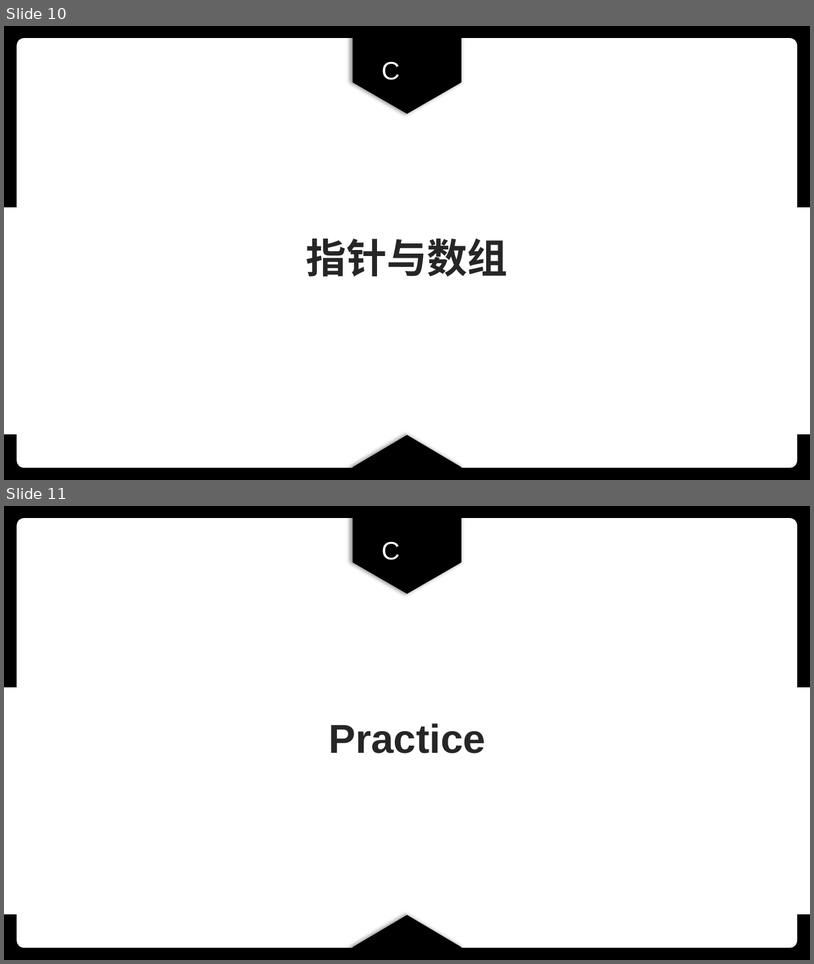
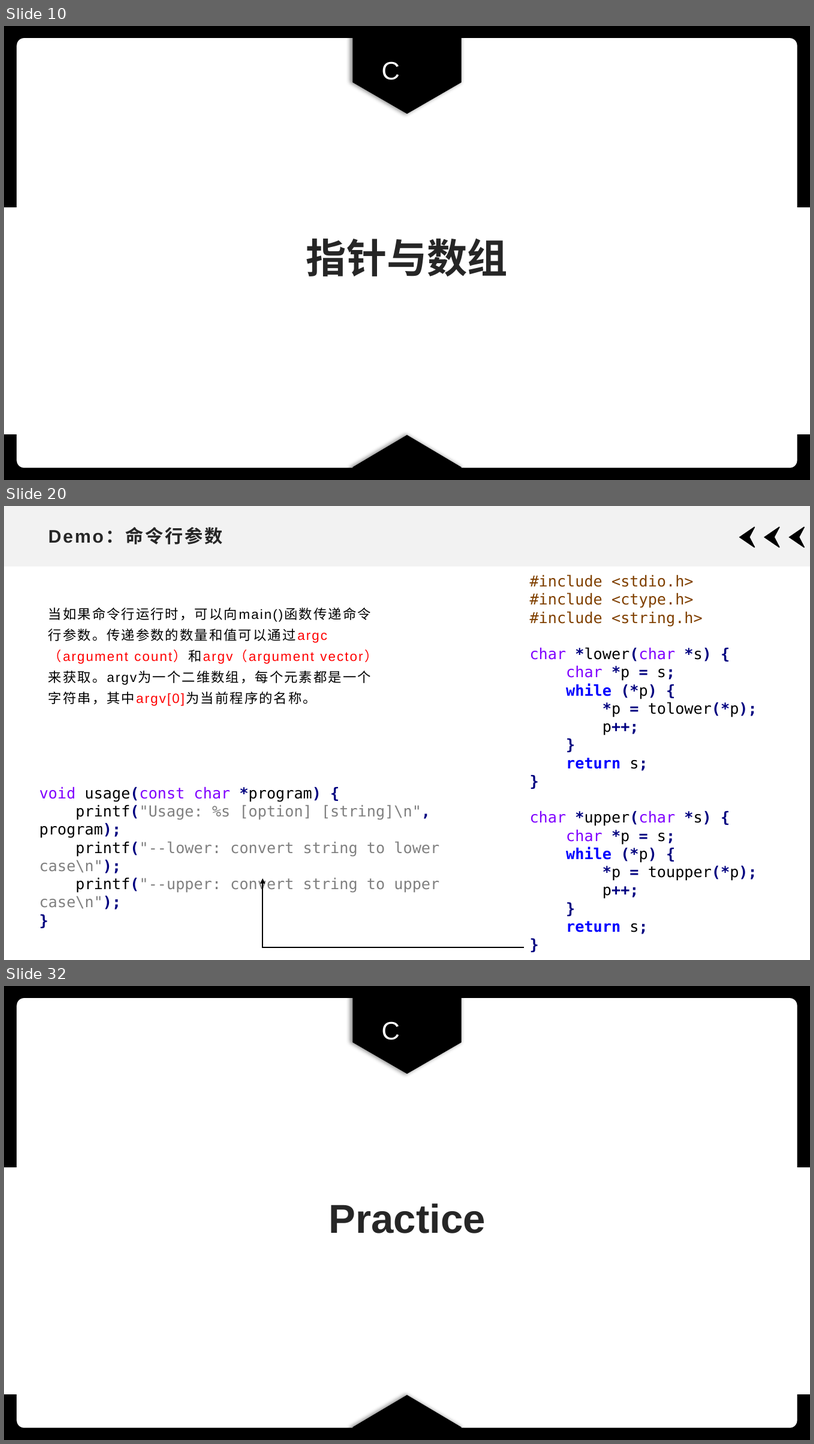
Before and after one commit to xdai02/C, a slide deck: slides/Chapter7.pptx. Shown one above the other, each under a label of ours: slides 10 and 11 before the commit, slides 10, 20 and 32 after it; the slides between them are not shown. The pictures are 814x964 and 814x1444 pixels, drawn with LibreOffice and Linux fonts; fonts in the diff are those of the drawing. Boxes give left, top, right and bottom in pixels: in the first picture for what was removed or moved away, otherwise in the second. Text is boxed around its words. In the diff, an @@ line names an element or a change of style, - is before the commit and + after.

```diff
--- a/slides/Chapter7.pptx
+++ b/slides/Chapter7.pptx
@@ slide 20 added at (4, 506, 810, 960), background #FFFFFF @@
@@ rectangle added at (4, 506, 810, 567), fill #F2F2F2 @@
@@ title added at (48, 528, 223, 544), 21.6 pt, text #262626, bold @@
+Demo：命令行参数
@@ freeform shape added at (741, 527, 756, 547), fill #000000, outline #000000 1 pt @@
@@ freeform shape added at (765, 527, 780, 547), fill #000000, outline #000000 1 pt @@
@@ freeform shape added at (790, 527, 805, 547), fill #000000, outline #000000 1 pt @@
@@ text added at (530, 574, 758, 934), 18 pt, text #804000 @@
+#include <stdio.h>
+#include <ctype.h>
+#include <string.h>
+char *lower(char *s) {
+char *p = s;
+while (*p) {
+*p = tolower(*p);
+p++;
+}
+return s;
+}
+char *upper(char *s) {
+char *p = s;
+while (*p) {
+*p = toupper(*p);
+p++;
+}
+return s;
+}
@@ text added at (48, 607, 371, 706), 16 pt, text #000000 @@
+当如果命令行运行时，可以向main()函数传递命令行参数。传递参数的数量和值可以通过argc（argument count）和argv（argument vector）来获取。argv为一个二维数组，每个元素都是一个字符串，其中argv[0]为当前程序的名称。
@@ text added at (39, 787, 440, 909), 18 pt, text #808080 @@
+void usage(const char *program) {
+printf("Usage: %s [option] [string]\n", program);
+printf("--lower: convert string to lower case\n");
+printf("--upper: convert string to upper case\n");
+}
@@ elbow arrow added from (524, 947) to (263, 878), #000000 1.5 pt @@
@@ what was slide 11 is now slide 32 @@
```
Also in this commit, not shown: 6 slides changed, 20 other slides added, 2 other files.
